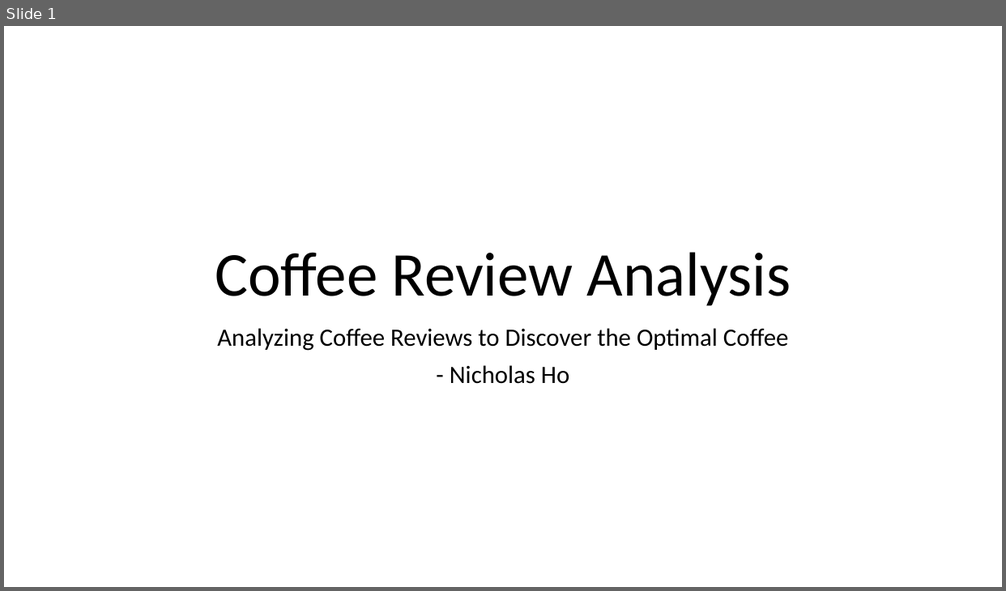
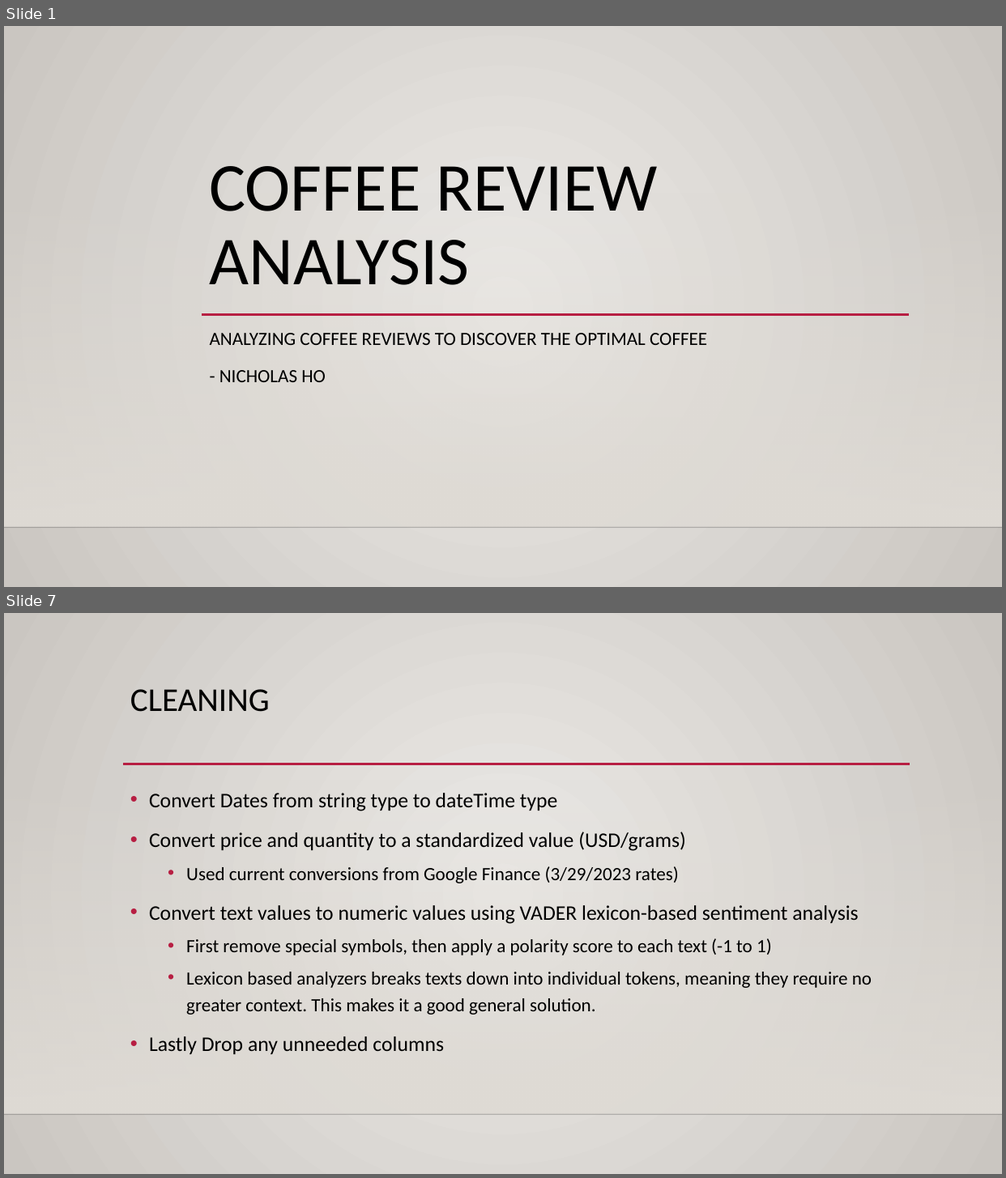
Before and after one commit to DATA-606-SPRING-2023-TUE/nicholas_data606, a slide deck: docs/Project_Presentation.pptx. Shown one above the other, each under a label of ours: slide 1 before the commit, slides 1 and 7 after it; the slides between them are not shown. The pictures are 1006x591 and 1006x1178 pixels, drawn with LibreOffice and Linux fonts; fonts in the diff are those of the drawing; background and template pictures are left out. Boxes give left, top, right and bottom in pixels: in the first picture for what was removed or moved away, otherwise in the second. Text is boxed around its words. In the diff, an @@ line names an element or a change of style, - is before the commit and + after.

```diff
--- a/docs/Project_Presentation.pptx
+++ b/docs/Project_Presentation.pptx
@@ slide 7 added at (4, 613, 1002, 1174), background gradient #ECEAE7 to #CAC7C1; not listed: 2 template elements that a slide beside it also shows @@
@@ title added at (130, 689, 270, 712), 32 pt, text #000000 @@
+CLEANING
@@ line added from (123, 764) to (910, 764), #B71E42 2.5 pt @@
@@ text added at (149, 793, 872, 1054), 18 pt, text #000000 @@
+• Convert Dates from string type to dateTime type
+• Convert price and quantity to a standardized value (USD/grams)
+  • Used current conversions from Google Finance (3/29/2023 rates)
+• Convert text values to numeric values using VADER lexicon-based sentiment analysis
+  • First remove special symbols, then apply a polarity score to each text (-1 to 1)
+  • Lexicon based analyzers breaks texts down into individual tokens, meaning they require no greater context. This makes it a good general solution.
+• Lastly Drop any unneeded columns
@@ slide 1 changed as well @@
@@ background #FFFFFF to gradient #ECEAE7 to #CAC7C1 @@
@@ title at (210, 166, 658, 285): text changed; size 60 to 66 pt @@
-Coffee Review Analysis
+COFFEE REVIEW ANALYSIS
@@ rectangle added at (4, 191, 1002, 527), fill gradient #DFDBD5 @@
@@ line added from (202, 315) to (909, 315), #B71E42 2.5 pt @@
@@ subtitle at (210, 333, 707, 382): text changed; size 24 to 18 pt @@
-Analyzing Coffee Reviews to Discover the Optimal Coffee
-- Nicholas Ho
+ANALYZING COFFEE REVIEWS TO DISCOVER THE OPTIMAL COFFEE
+- NICHOLAS HO
@@ line added from (4, 527) to (1002, 527), #000001 1 pt @@
```
Also in this commit, not shown: 3 other slides changed, 8 other slides added, 5 slides removed.
